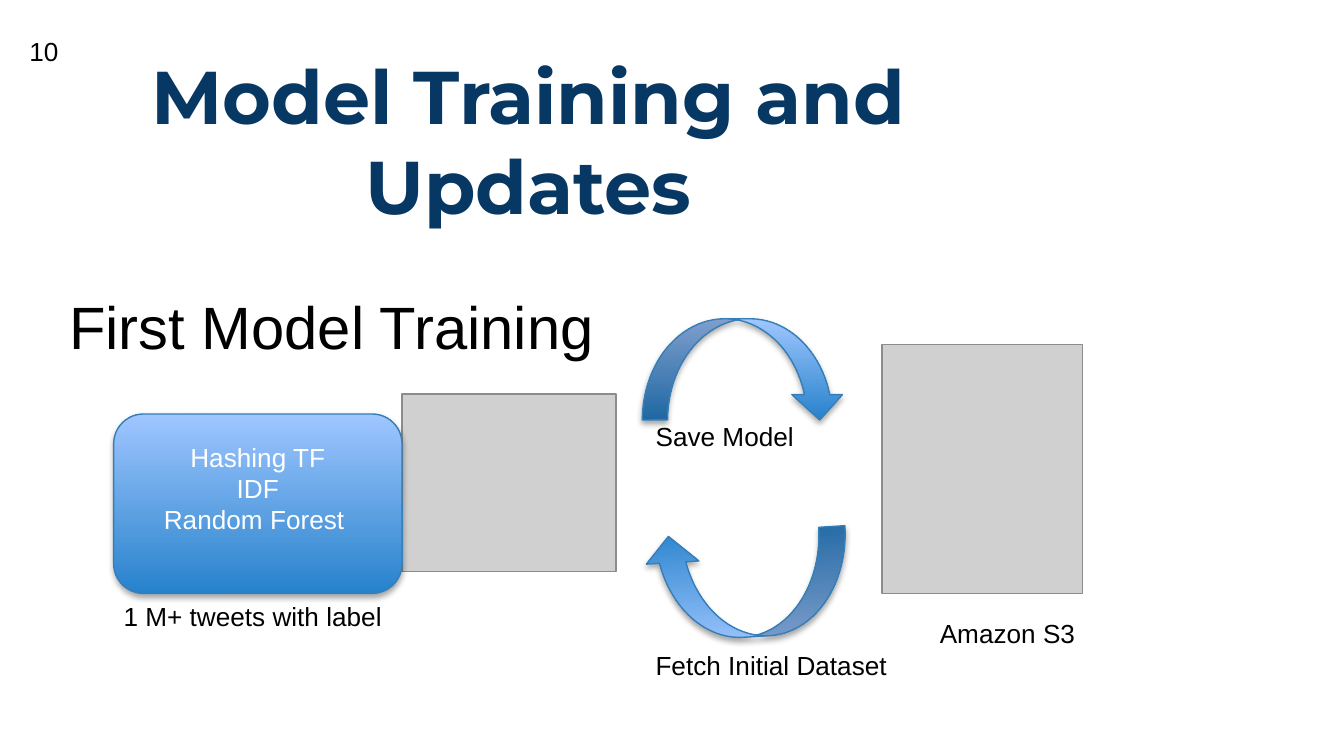
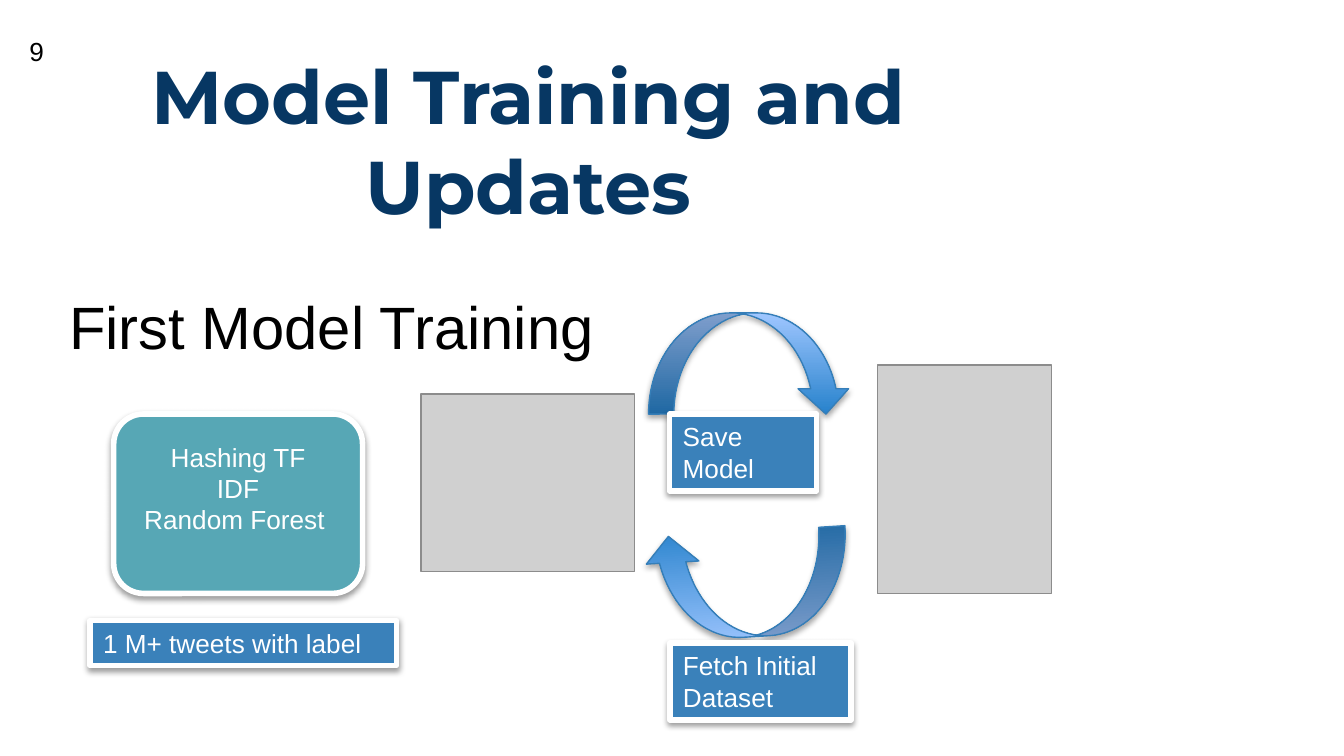
Before and after one commit to sherlockjjj/T-Watch, a slide deck: slide 9 of Capstone.pptx (slide 10 before the commit). Drawn at 1344x756 pixels with LibreOffice and Linux fonts; fonts in the diff are those of the drawing; grey boxes stand for pictures; background and template pictures are left out. Boxes give left, top, right and bottom in pixels: in the first picture for what was removed or moved away, otherwise in the second. Text is boxed around its words. In the diff, an @@ line names an element or a change of style, - is before the commit and + after.

```diff
--- a/Capstone.pptx
+++ b/Capstone.pptx
@@ page number at (29,42,44,62): text changed @@
-10
+9
@@ curved down arrow: place and size @@
-curved down arrow at (642,319,845,419)
+curved down arrow at (649,313,852,414)
@@ picture: place and size @@
-picture at (882,345,1082,594)
+picture at (878,366,1051,594)
@@ rounded rectangle "Hashing TF": place and size @@
-rounded rectangle "Hashing TF" at (114,414,403,594)
+rounded rectangle "Hashing TF" at (114,414,363,594)
@@ rounded rectangle "Hashing TF" at (114,414,363,594): fill gradient #2783CD to #A0C8FF to #57A7B5; outline #367EB9 0.75 pt to #FFFFFF 3 pt; shadow changed @@
@@ picture: place and size @@
-picture at (402,394,616,571)
+picture at (421,394,634,571)
@@ text colour #000000 to #FFFFFF; fill none to #3A81BA; outline none to #FFFFFF 3 pt; shadow on in 3 elements at (90,621,396,667), (669,642,851,719), (669,414,817,491) @@
@@ rectangle "Save Model": place and size @@
-rectangle "Save Model" at (656,427,793,447)
+rectangle "Save Model" at (669,414,817,491)
@@ rectangle "1 M+ tweets with label": place and size @@
-rectangle "1 M+ tweets with label" at (124,607,381,627)
+rectangle "1 M+ tweets with label" at (90,621,396,667)
@@ text removed at (940,624,1075,644) @@
-Amazon S3
@@ rectangle "Fetch Initial Dataset": place and size @@
-rectangle "Fetch Initial Dataset" at (656,656,887,676)
+rectangle "Fetch Initial Dataset" at (669,642,851,719)
```
Also in this commit, not shown: 5 other slides changed, 5 slides added, 14 slides removed.
